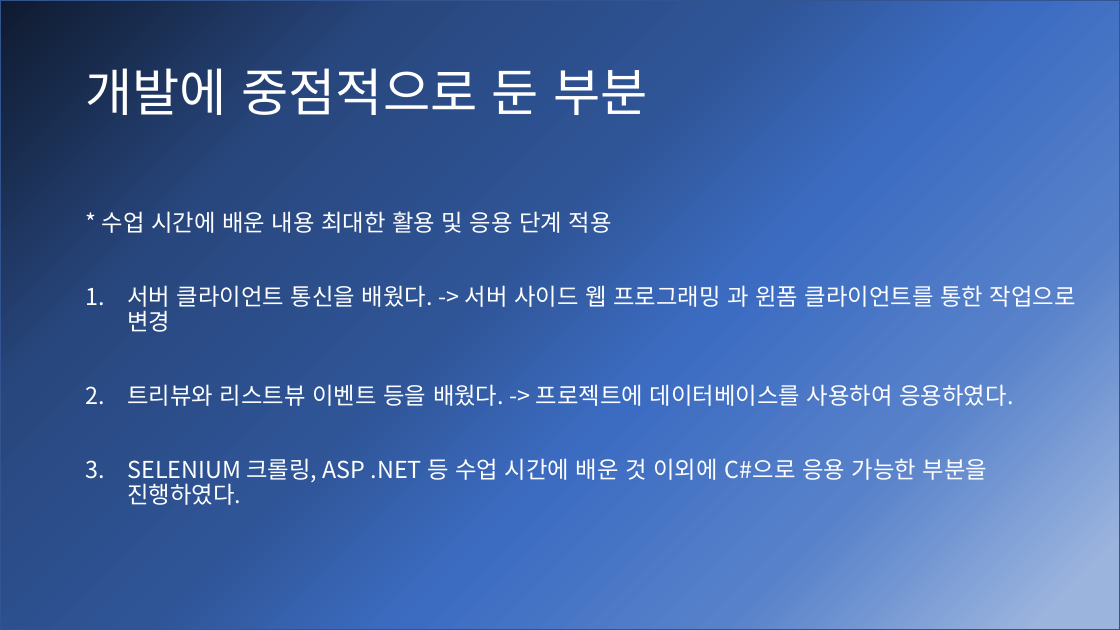
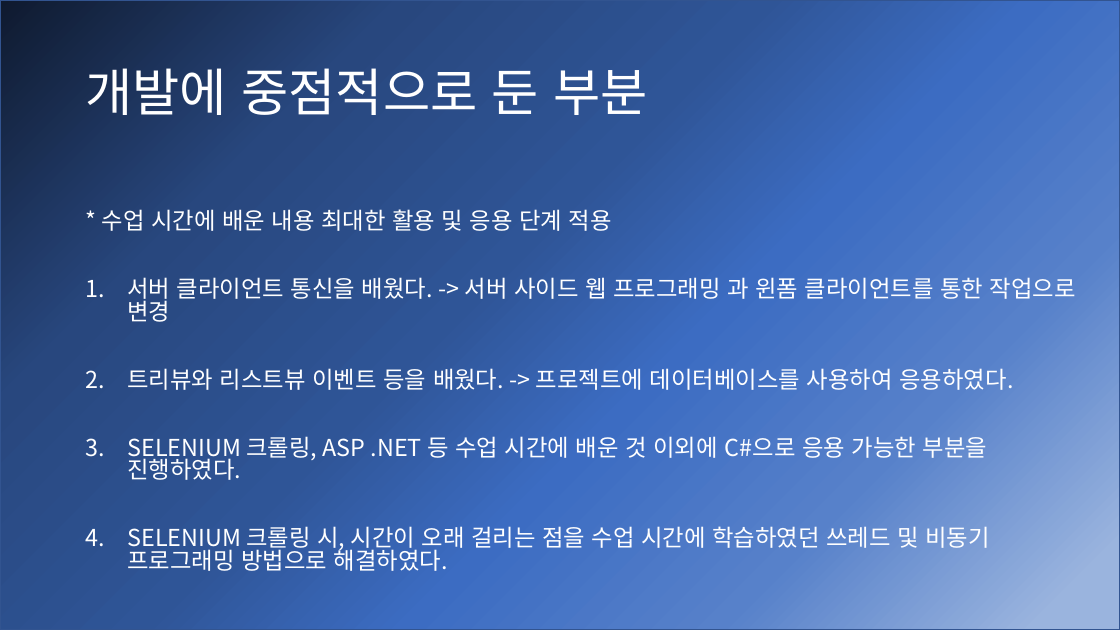
Before and after one commit to captainSosil/Teaming, a slide deck: slide 13 of Desktop/응소실플젝/2020학년도응소실/응용소프트웨어실습_6조_최종발표자료.pptx. Drawn at 1120x630 pixels with LibreOffice and Linux fonts; fonts in the diff are those of the drawing. Boxes give left, top, right and bottom in pixels: in the first picture for what was removed or moved away, otherwise in the second. Text is boxed around its words. In the diff, an @@ line names an element or a change of style, - is before the commit and + after.

```diff
--- a/Desktop/응소실플젝/2020학년도응소실/응용소프트웨어실습_6조_최종발표자료.pptx
+++ b/Desktop/응소실플젝/2020학년도응소실/응용소프트웨어실습_6조_최종발표자료.pptx
@@ text at (102, 209, 1076, 480): line spacing 0.9 to 0.8 @@
@@ text at (127, 526, 990, 571): paragraph added @@
+4. SELENIUM 크롤링 시, 시간이 오래 걸리는 점을 수업 시간에 학습하였던 쓰레드 및 비동기 프로그래밍 방법으로 해결하였다.
```
Also in this commit, not shown: 4 other slides changed, 1 slide added.
